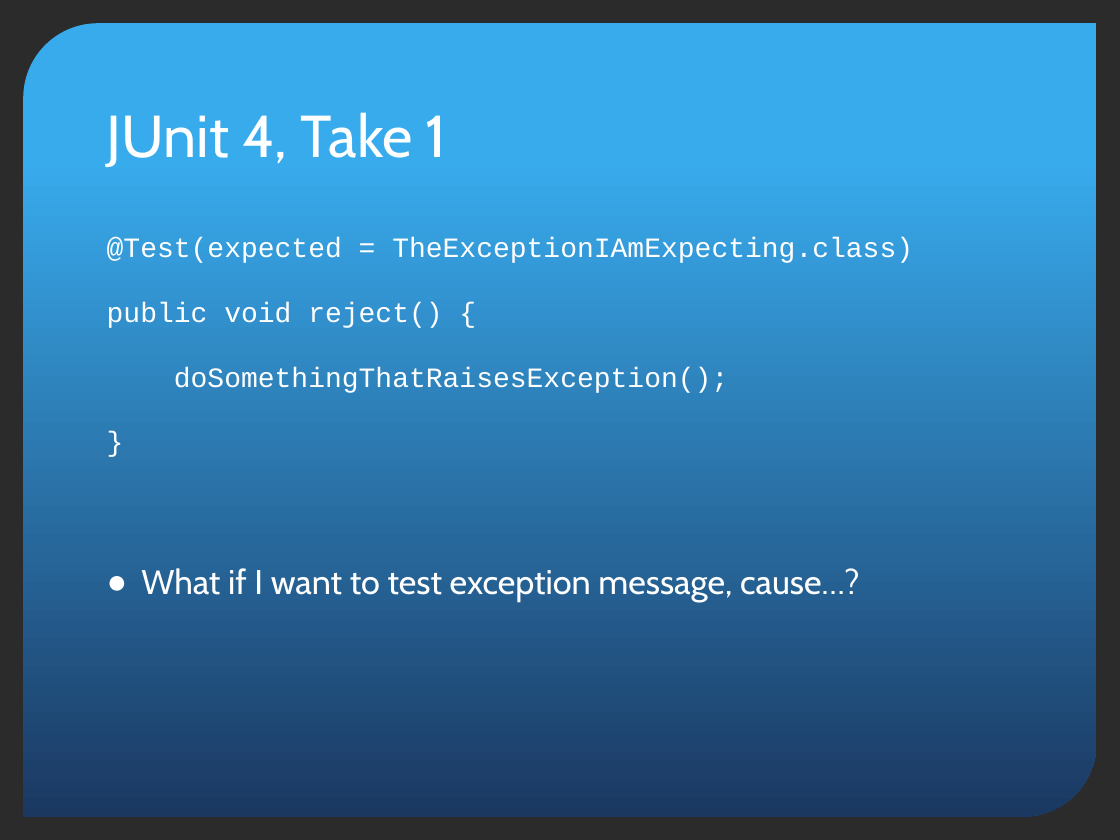
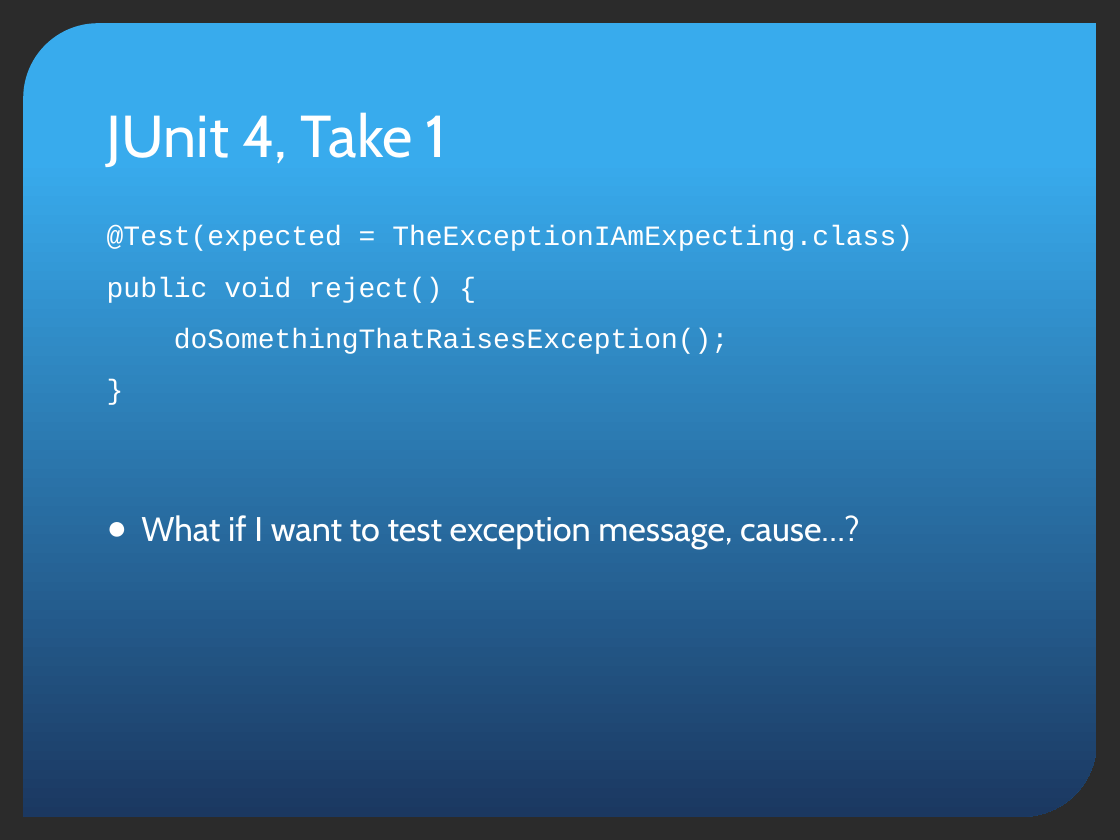
Before and after one commit to pholser/bending-junit, a slide deck: slide 14 of bending-junit.pptx. Drawn at 1120x840 pixels with LibreOffice and Linux fonts; fonts in the diff are those of the drawing; background and template pictures are left out; a plain dark background stands for a picture behind light text. Boxes give left, top, right and bottom in pixels: in the first picture for what was removed or moved away, otherwise in the second. Text is boxed around its words. In the diff, an @@ line names an element or a change of style, - is before the commit and + after.

```diff
--- a/bending-junit.pptx
+++ b/bending-junit.pptx
@@ text at <box>107,225,913,354</box>: line spacing 1 to 0.6 @@
```
Also in this commit, not shown: 6 other slides changed, 1 other file.
